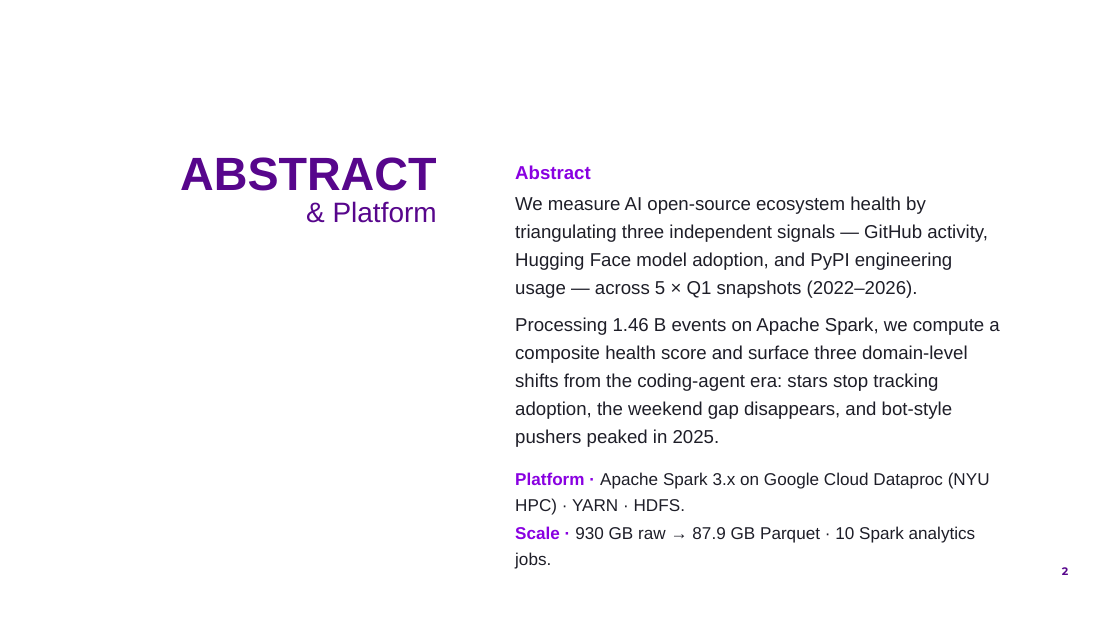
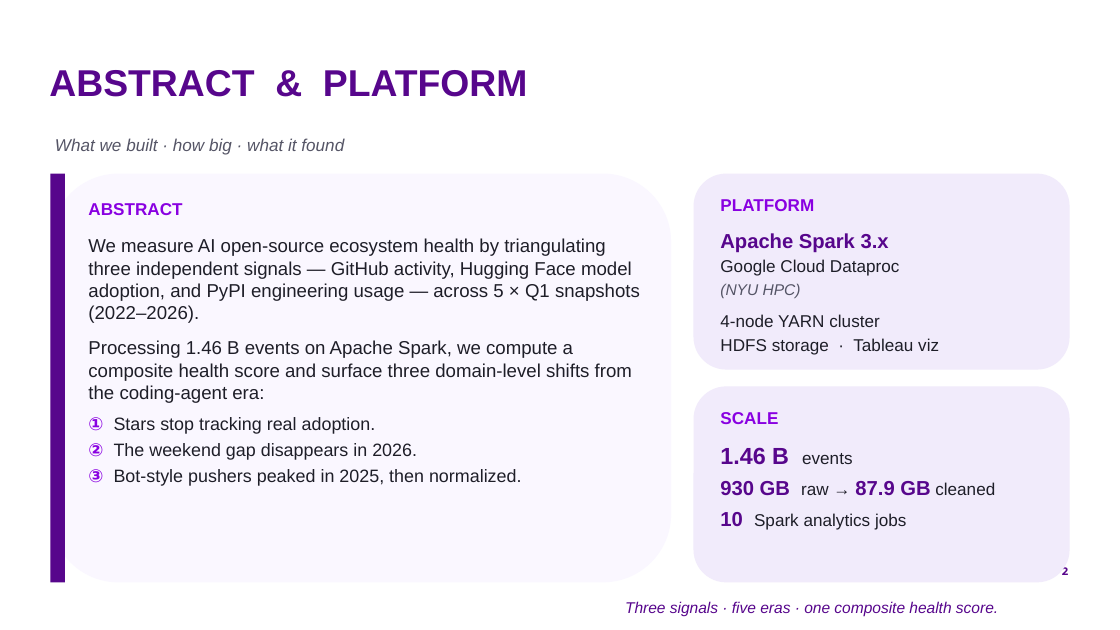
Before and after one commit to by2566-hash/OSS_Pulse, a slide deck: slide 2 of report/presentation/group9_oss_pulse.pptx. Drawn at 1120x630 pixels with LibreOffice and Linux fonts; fonts in the diff are those of the drawing; background and template pictures are left out. Boxes give left, top, right and bottom in pixels: in the first picture for what was removed or moved away, otherwise in the second. Text is boxed around its words. In the diff, an @@ line names an element or a change of style, - is before the commit and + after.

```diff
--- a/report/presentation/group9_oss_pulse.pptx
+++ b/report/presentation/group9_oss_pulse.pptx
@@ title at [49,70,528,97]: text changed; size 18 to 24 pt; bold on @@
-ABSTRACT
-& Platform
+ABSTRACT & PLATFORM
@@ text added at [55,138,344,155], 11 pt, text #555566, italic @@
+What we built · how big · what it found
@@ rounded rectangle added at [50,174,671,582], fill #FAF7FF @@
@@ rectangle added at [50,174,65,582], fill #57068C @@
@@ text at [515,165,591,180]: paragraph removed @@
-Abstract
@@ rounded rectangle added at [693,174,1070,370], fill #F1EBFB @@
@@ text added at [88,203,182,215], 11 pt, text #8900E1, bold @@
+ABSTRACT
@@ text added at [720,199,814,211], 11 pt, text #8900E1, bold @@
+PLATFORM
@@ text "We measure AI open-source ecosystem ...": place and size @@
-text "We measure AI open-source ecosystem ..." at [515,165,999,539]
+text "We measure AI open-source ecosystem ..." at [88,238,640,486]
@@ text at [88,238,640,323]: line spacing 1.25 to 1; more space between paragraphs @@
@@ text added at [720,233,939,355], 11 pt, text #1E1E28 @@
+Apache Spark 3.x
+Google Cloud Dataproc
+(NYU HPC)
+4-node YARN cluster
+HDFS storage · Tableau viz
@@ text at [88,340,632,486]: text changed @@
-Processing 1.46 B events on Apache Spark, we compute a composite health score and surface three domain-level shifts from the coding-agent era: stars stop tracking adoption, the weekend gap disappears, and bot-style pushers peaked in 2025.
-Platform · Apache Spark 3.x on Google Cloud Dataproc (NYU HPC) · YARN · HDFS.
-Scale · 930 GB raw → 87.9 GB Parquet · 10 Spark analytics jobs.
+Processing 1.46 B events on Apache Spark, we compute a composite health score and surface three domain-level shifts from the coding-agent era:
+① Stars stop tracking real adoption.
+② The weekend gap disappears in 2026.
+③ Bot-style pushers peaked in 2025, then normalized.
@@ rounded rectangle added at [693,386,1070,582], fill #F1EBFB @@
@@ text added at [720,412,778,424], 11 pt, text #8900E1, bold @@
+SCALE
@@ text added at [720,447,995,530], 11 pt, text #1E1E28 @@
+1.46 B events
+930 GB raw → 87.9 GB cleaned
+10 Spark analytics jobs
@@ text added at [625,601,998,617], 10 pt, text #57068C, italic @@
+Three signals · five eras · one composite health score.
```
Also in this commit, not shown: 9 other slides changed, 4 slides added, 1 slide removed, 3 other files.
